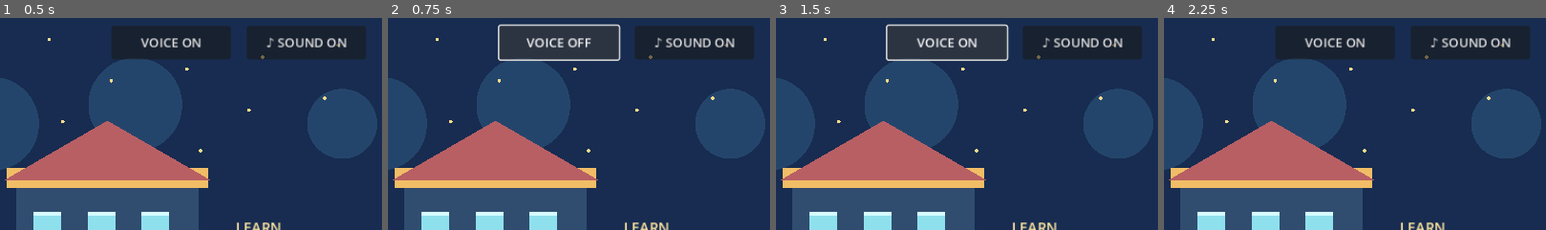
Above: before the commit, frames 1-4 (left to right).
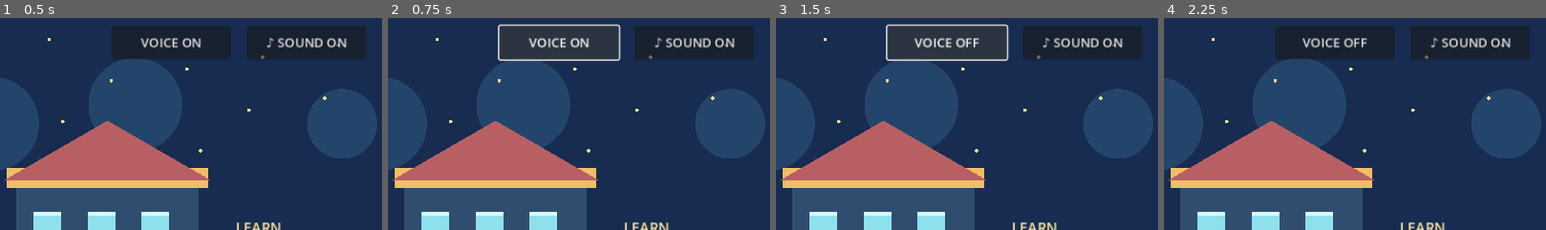
Above: after the commit, the same moments.

Repository: Musabgpt/Year2
Game: Godot game, scene res://scenes/main.tscn
Same seed, same stepped clock (60 frames per second), same inputs: the game is played once before the commit and once after it.
Inputs:
- Up to frame 1 (0.5 s): no input
- Up to frame 2 (0.75 s): click "VOICE ON" at 0.5 s
- Up to frame 3 (1.5 s): click "VOICE OFF" (after the commit: "VOICE ON") at 1.25 s
- Up to frame 4 (2.25 s): click "◀" at 2 s
The pictures show only the part of the screen within x 50-100%, y 0-50%; the shares and areas given below are measured in that part.

Frame 1 is identical in both runs. In frame 2, 0.5% of the frame differs, in the area x 36-54%, y 9-14%; in frame 3, 0.5%; in frame 4, 0.5%.
Error after the commit: Parse Error: Cannot infer the type of "synonyms" variable because the value doesn't have a set type. (res://scripts/curriculum_bank.gd:189)

Commit message:
Expand curriculum practice bank to 1000 generated questions

Diff:
--- a/game/scripts/curriculum_bank.gd
+++ b/game/scripts/curriculum_bank.gd
@@ -5,7 +5,7 @@
 # Each item has a unique ID, subject, strand, question, three answers, correct index,
 # hint, explanation, and a short voice script. Review locally before expanding the bank.
 static func all_questions() -> Array[Dictionary]:
-	return [
+	var result: Array[Dictionary] = [
 		{"id":"ma_place_01","subject":"MATHS","strand":"Place value","question":"What is the value of the 4 in  forty-two?"," …(225 unchanged characters)…
 		{"id":"ma_place_02","subject":"MATHS","strand":"Place value","question":"Which number is one more than 69?","answers" …(230 unchanged characters)…
 		{"id":"ma_place_03","subject":"MATHS","strand":"Place value","question":"Which number is the greatest?","answers":["1 …(287 unchanged characters)…
@@ -83,3 +83,162 @@
 		{"id":"sc_classify_01","subject":"SCIENCE","strand":"Living things","question":"Which feature helps you identify a bi …(298 unchanged characters)…
 		{"id":"co_sequence_01","subject":"COMPUTING","strand":"Algorithms","question":"If an instruction says 'repeat 3 times …(294 unchanged characters)…
 	]
+
+	_append_generated_questions(result)
+	return result
+
+static func _append_generated_questions(result: Array[Dictionary]) -> void:
+	var words := ["apple", "bridge", "garden", "rabbit", "window", "planet", "pocket", "yellow", "school", "basket", "thunder", "careful", "bright", "family", "winter", "teacher", "market", "flower", "picture", "journey"]
+	var science_facts := [
+		["Which part of a plant absorbs water?","Roots","Petals","Seeds","Roots take in water from the soil.","Plants"],
+		["Which material is transparent?","Clear glass","Brick","Wood","Transparent materials let light pass through so we can see through them.","Materials"],
+		["Which animal is a mammal?","Dolphin","Frog","Ant","Dolphins are mammals because they breathe air and feed milk to their young.","Animals"],
+		["What do plants need to grow?","Light and water","Plastic and darkness","Only stones","Most plants need light, water, air and suitable conditions to grow.","Plants"],
+		["Which sense uses your ears?","Hearing","Taste","Smell","Ears help us hear sounds.","Humans"],
+		["Which season has the shortest days in the UK?","Winter","Summer","Spring","Winter usually has the fewest daylight hours in the UK.","Seasonal changes"],
+		["What does a magnet attract?","Iron","Paper","Rubber","Magnets attract iron and some other magnetic materials.","Materials"],
+		["Which animal begins life as a caterpillar?","Butterfly","Cat","Robin","A butterfly's life cycle includes egg, caterpillar, chrysalis and adult.","Life cycles"],
+		["Which material is waterproof?","A raincoat fabric","Tissue paper","Uncoated paper","Waterproof materials stop or resist water passing through.","Materials"],
+		["What is a habitat?","A place where an organism lives","A kind of number","A musical note","A habitat provides the conditions a living thing needs.","Living things"]
+	]
+	var computing_facts := [
+		["What is an algorithm?","A sequence of instructions","A type of fruit","A computer cable","An algorithm is a clear sequence of steps to complete a task.","Algorithms"],
+		["What does debugging mean?","Finding and fixing errors","Turning the screen brighter","Drawing a picture","Debugging means locating and correcting errors in a program.","Debugging"],
+		["What should you do with a stranger's request for your address online?","Tell a trusted adult and keep it private","Post it publicly","Send it straight away","Personal information should not be shared with strangers online.","Online safety"],
+		["Which instruction is clearest?","Move forward 3 steps","Do something sometime","Guess what I mean","A precise instruction is easier for a person or computer to follow.","Instructions"],
+		["What is a computer program?","Instructions a computer follows","A kind of sandwich","A school uniform","Programs contain instructions that a computer can carry out.","Programming"]
+	]
+	var geography_facts := [
+		["What does a map key explain?","Map symbols","A story ending","The age of a map","A map key explains what symbols on a map represent.","Maps"],
+		["Birmingham is in which UK country?","England","Scotland","Wales","Birmingham is a city in the West Midlands of England.","United Kingdom"],
+		["Which is a physical feature?","A river","A supermarket","A bridge","Rivers are natural physical features; shops and bridges are human features.","Human and physical features"],
+		["Which instrument shows direction?","Compass","Rain gauge","Thermometer","A compass helps you find directions such as north and south.","Directions"],
+		["Which is a human feature?","A school","A mountain","A natural lake","Schools are built by people and are human features.","Places"]
+	]
+	var history_facts := [
+		["What does a timeline show?","Events in time order","Map symbols only","The weather forecast","Timelines arrange events from earlier to later.","Chronology"],
+		["What can an old photograph tell a historian?","Clues about life in the past","Exactly what everyone thought","Nothing at all","Photographs are evidence, but historians compare different sources.","Historical sources"],
+		["Florence Nightingale is remembered for her work in what field?","Nursing","Space travel","Painting the Mona Lisa","Nightingale helped improve nursing and hospital care.","Significant people"],
+		["Neil Armstrong was famous for doing what?","Walking on the Moon","Discovering electricity","Building the pyramids","Neil Armstrong became the first person to walk on the Moon in 1969.","Significant people"],
+		["Which is a source from the past?","An old diary","A future prediction","A made-up guess","A diary can provide evidence about what someone experienced in the past.","Historical sources"]
+	]
+	var english_facts := [
+		["Which word is a noun?","garden","quickly","under","A noun names a person, place, thing or idea.","Grammar"],
+		["Which word is a verb?","jumped","purple","softly","A verb can describe an action or state.","Grammar"],
+		["Which word is an adjective?","shiny","carefully","yesterday","An adjective describes a noun.","Grammar"],
+		["Which punctuation mark ends a question?","?","! ",",","A question mark goes at the end of a direct question.","Punctuation"],
+		["Which word means the same as enormous?","huge","tiny","quiet","Enormous and huge both mean very large.","Vocabulary"],
+		["Which word is spelled correctly?","because","becos","becuase","Because is the correct spelling.","Spelling"],
+		["Which sentence is complete?","The dog barked.","Under the table","Because it was","A complete sentence expresses a complete idea.","Sentences"],
+		["Which word is a conjunction?","because","blue","quickly","Because can join ideas and explain a reason.","Grammar"],
+		["Which word is a pronoun?","they","running","green","A pronoun can replace a noun or noun phrase.","Grammar"],
+		["What does an apostrophe show in 'Sam's hat'?","Possession","A question","A plural verb","Sam's shows that the hat belongs to Sam.","Punctuation"]
+	]
+	var music_facts := [
+		["What is the steady beat in music called?","Pulse","Volume","Colour","The pulse is the steady beat that listeners can tap along to.","Pulse and rhythm"],
+		["What does tempo describe?","How fast or slow music is","The size of a drum","The colour of a piano","Tempo is the speed of music.","Tempo"],
+		["What do dynamics describe?","How loud or quiet music is","How long a book is","The shape of a note","Dynamics describe changes in loudness and softness.","Dynamics"]
+	]
+	var art_facts := [
+		["Which tool can make a charcoal drawing?","Charcoal stick","Measuring jug","Screwdriver","Charcoal can make dark marks and varied tones in art.","Drawing"],
+		["Which pair are primary colours in traditional paint mixing?","Red and yellow","Green and orange","Pink and brown","Red, yellow and blue are commonly taught as primary paint colours.","Colour"],
+		["What can texture describe in art?","How a surface looks or feels","The time on a clock","A number pattern","Texture can be real or created to look like a surface.","Texture"]
+	]
+	var dt_facts := [
+		["Why do designers test a model?","To see what works and improve it","To avoid making changes","To hide every problem","Testing helps designers evaluate and improve a product.","Design process"],
+		["Which material is suitable for a waterproof shelter?","Waterproof fabric","Tissue paper","Dry sand","Designers choose materials to suit the product's purpose.","Materials"],
+		["Which shape is often used to strengthen a frame?","Triangle","Loose curve","Open line","Triangles help structures keep their shape under a load.","Structures"]
+	]
+	var pe_facts := [
+		["Why warm up before exercise?","To prepare the body for movement","So you never need water","To avoid moving","A warm-up gradually prepares the body for activity.","Healthy movement"],
+		["What shows good teamwork?","Taking turns and encouraging others","Blaming teammates","Ignoring the rules","Fair play includes respect, turn-taking and encouragement.","Teamwork"]
+	]
+	var wellbeing_facts := [
+		["What can you do if you feel worried at school?","Talk to a trusted adult","Keep every worry secret","Be unkind to someone","A trusted adult can listen and help you decide what to do.","Feelings and relationships"],
+		["How can you help someone who is left out?","Invite them to join if it is safe","Laugh at them","Tell others to ignore them","Kindness and inclusion help people feel welcome.","Relationships"]
+	]
+	var fact_groups: Array = [english_facts, science_facts, computing_facts, geography_facts, history_facts, music_facts, art_facts, dt_facts, pe_facts, wellbeing_facts]
+	var subjects := ["ENGLISH","SCIENCE","COMPUTING","GEOGRAPHY","HISTORY","MUSIC","ART","DESIGN TECHNOLOGY","PE & HEALTH","WELLBEING"]
+	var serial := 0
+	# Generate 924 varied, uniquely worded practice items on top of the curated starter bank.
+	while result.size() < 1000:
+		var slot := serial % 10
+		var group: Array = fact_groups[slot]
+		var fact: Array = group[int((serial / 10) % group.size())]
+		var subject: String = subjects[slot]
+		var stem := str(fact[0])
+		var correct_answer := str(fact[1])
+		var wrong_one := str(fact[2])
+		var wrong_two := str(fact[3])
+		var options: Array = [correct_answer, wrong_one, wrong_two]
+		var shift := serial % 3
+		for rotate in range(shift):
+			options.push_back(options.pop_front())
+		var question_text := stem
+		# Make each practice item distinct while revisiting the same curriculum idea in a new retrieval format.
+		var cycle := int(serial / 10)
+		if subject == "ENGLISH":
+			var word: String = words[cycle % words.size()]
+			match cycle % 4:
+				0:
+					question_text = "Which word is a noun in this group: " + word + ", quickly, under?"
+					options = [word, "quickly", "under"]
+					correct_answer = word
+				1:
+					question_text = "Which word is closest in meaning to '" + ["happy","small","fast","quiet","bright"][cycle % 5] + "'?"
+					var synonyms := [["glad","angry","empty"],["tiny","enormous","noisy"],["quick","slow","soft"],["silent","hungry","bright"],["shiny","dark","heavy"]][cycle % 5]
+					options = synonyms
+					correct_answer = str(synonyms[0])
+				2:
+					question_text = "Which word is spelled correctly: " + word + ", " + word.substr(0, maxi(1, word.length()-1)) + ", or " + word + "x?"
+					options = [word, word.substr(0, maxi(1, word.length()-1)), word + "x"]
+					correct_answer = word
+				3:
+					question_text = "Choose the conjunction to complete: 'I smiled ___ I was pleased.'"
+					options = ["because","under","purple"]
+					correct_answer = "because"
+		elif subject == "SCIENCE":
+			question_text = str(fact[0]) + " (science check " + str(cycle + 1) + ")"
+		elif subject == "COMPUTING":
+			question_text = str(fact[0]) + " Try it in a new situation: " + ["at home","in class","while playing a game","when helping a friend"][cycle % 4] + "."
+		elif subject == "GEOGRAPHY":
+			question_text = str(fact[0]) + " Think about a place you might visit on a UK field trip."
+		elif subject == "HISTORY":
+			question_text = str(fact[0]) + " Explain which evidence would help you decide."
+		elif subject == "MUSIC":
+			question_text = str(fact[0]) + " Imagine you are listening carefully to a song."
+		elif subject == "ART":
+			question_text = str(fact[0]) + " Think like an artist planning a new picture."
+		elif subject == "DESIGN TECHNOLOGY":
+			question_text = str(fact[0]) + " Imagine you are designing something for school."
+		elif subject == "PE & HEALTH":
+			question_text = str(fact[0]) + " Choose the safest and fairest option."
+		elif subject == "WELLBEING":
+			question_text = str(fact[0]) + " Think about being kind and safe at school."
+		var correct_index := options.find(correct_answer)
+		if correct_index < 0:
+			correct_index = 0
+		var wrong_options: Array = []
+		for option in options:
+			if str(option) != correct_answer and not wrong_options.has(str(option)):
+				wrong_options.append(str(option))
+		while wrong_options.size() < 2:
+			wrong_options.append("Not " + correct_answer + " " + str(wrong_options.size() + 1))
+		var final_answers: Array = [correct_answer, wrong_options[0], wrong_options[1]]
+		# Rotate the right answer so children cannot learn a fixed button position.
+		var answer_shift := serial % 3
+		for rotate in range(answer_shift):
+			final_answers.push_back(final_answers.pop_front())
+		correct_index = final_answers.find(correct_answer)
+		result.append({
+			"id": "gen_%04d" % serial,
+			"subject": subject,
+			"strand": str(fact[4]),
+			"question": question_text,
+			"answers": final_answers,
+			"correct": correct_index,
+			"hint": "Think about the clue in the question. Can you explain your choice?",
+			"explanation": str(fact[4]) + ": " + str(fact[4]) + ". The correct answer is " + correct_answer + ". " + str(fact[4]) + " helps us understand this idea.",
+			"voice": question_text
+		})
+		serial += 1
